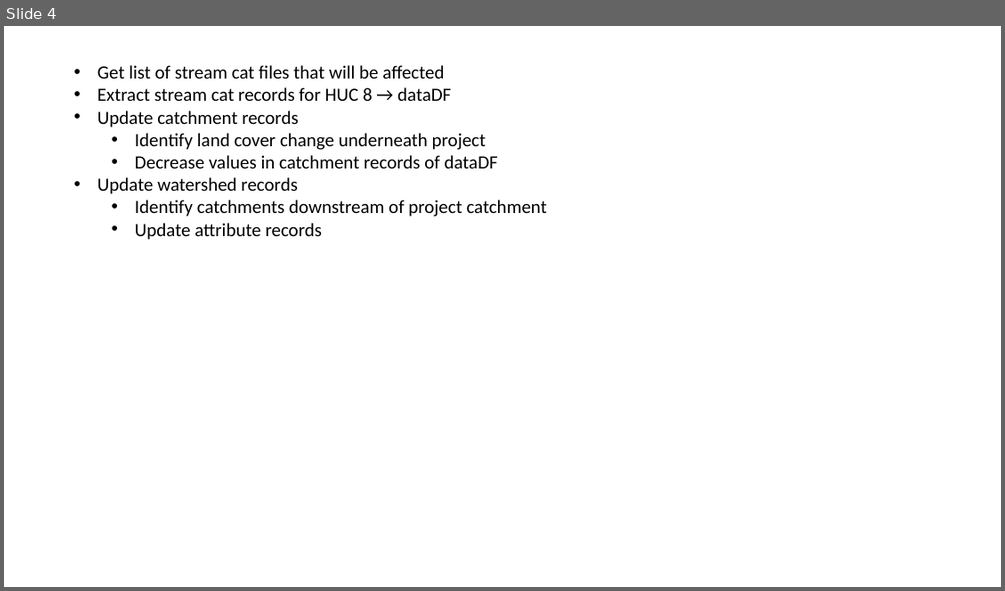
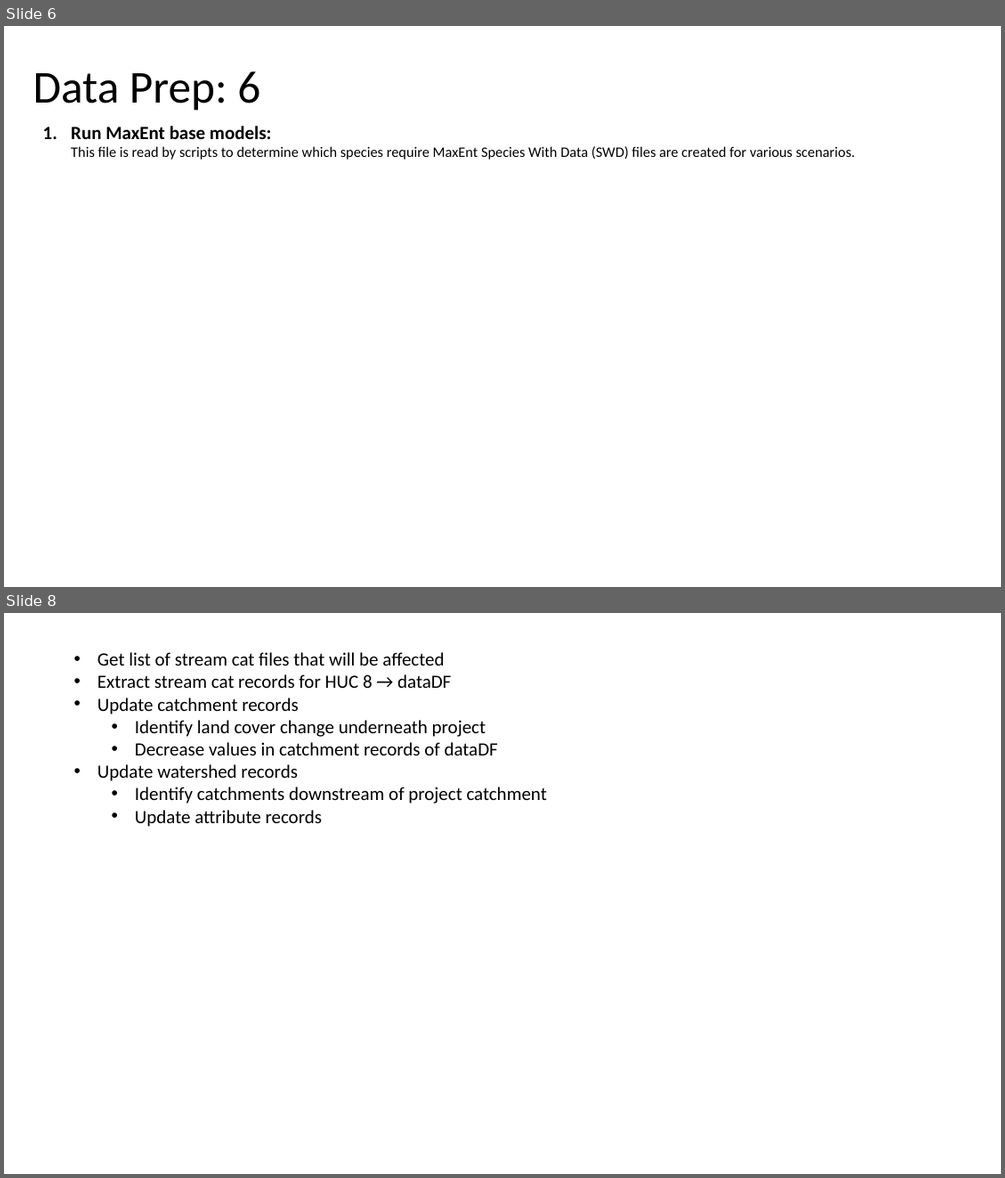
Before and after one commit to Duke-NSOE/GeoWET, a slide deck: Docs/ToolDesign.pptx. Shown one above the other, each under a label of ours: slide 4 before the commit, slides 6 and 8 after it; the slides between them are not shown. The pictures are 1005x591 and 1005x1178 pixels, drawn with LibreOffice and Linux fonts; fonts in the diff are those of the drawing. Boxes give left, top, right and bottom in pixels: in the first picture for what was removed or moved away, otherwise in the second. Text is boxed around its words. In the diff, an @@ line names an element or a change of style, - is before the commit and + after.

```diff
--- a/Docs/ToolDesign.pptx
+++ b/Docs/ToolDesign.pptx
@@ slide 6 added at [4,26,1001,587], background #FFFFFF @@
@@ text added at [33,71,260,111], 44 pt, text #000000 @@
+Data Prep: 6
@@ text added at [71,126,855,160], 14 pt, text #000000 @@
+1. Run MaxEnt base models:
+   This file is read by scripts to determine which species require MaxEnt Species With Data (SWD) files are created for various scenarios.
@@ what was slide 4 is now slide 8 @@
```
Also in this commit, not shown: 3 slides changed, 3 other slides added.
